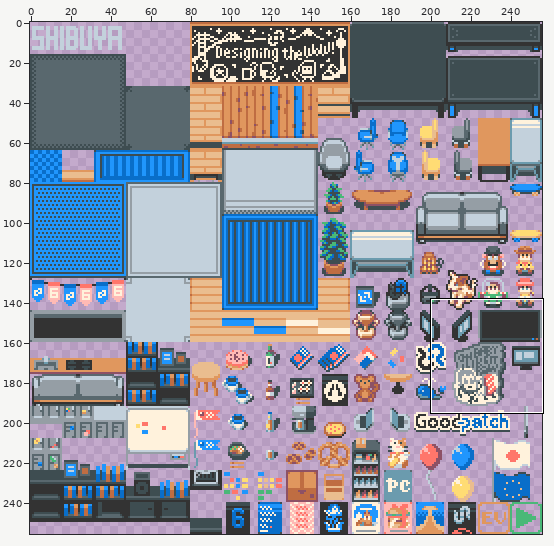
A sprite sheet gets an edit: tileset_inside.png. The first picture is a wide view before the edit; the outline marks the close-up.
Close-up. Old version:
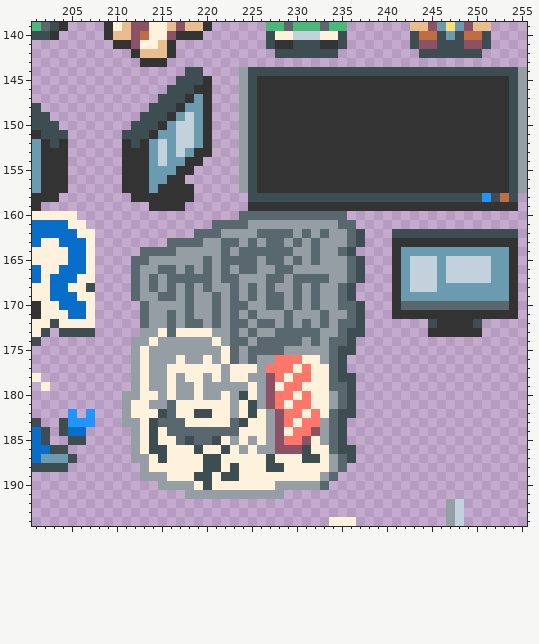
The file is 256x256 pixels. Shown: x 201..255, y 139..194. The commit also changed other parts of the picture, which this record leaves out.
Now the later version:
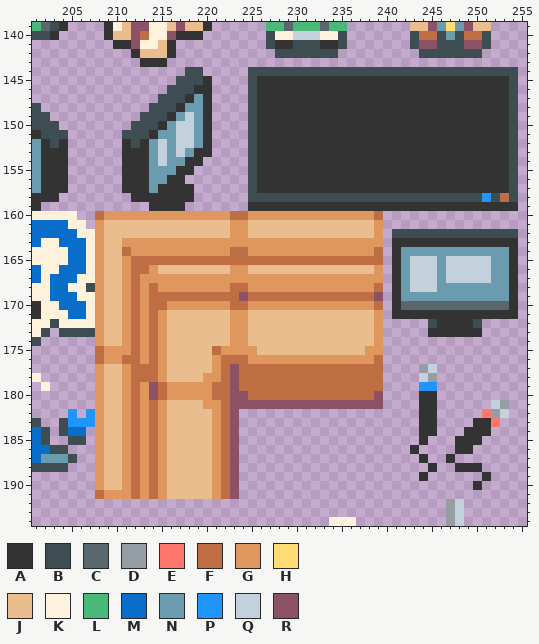
Palette (. is transparent): A #333333  B #3e4d51  C #59686e  D #959ea5  E #ff766b  F #bf6d42  G #e0975e  H #ffdc74  J #eabd8f  K #fff2dc  L #4ab878  M #096ec9  N #6b9bae  P #2096fd  Q #c3d1dc  R #8d5165
From old to new:
@@ x 201..255 @@
 143 ............AAA........................................
-144 .................BB....DBBBBBBBBBBBBBBBBBBBBBBBBBBBBBBD
-145 ................BBBA...DBAAAAAAAAAAAAAAAAAAAAAAAAAAAABD
-146 ...............BBBAA...DBAAAAAAAAAAAAAAAAAAAAAAAAAAAABD
-147 ..............BBBANA...DBAAAAAAAAAAAAAAAAAAAAAAAAAAAABD
-148 B............BBBANNA...DBAAAAAAAAAAAAAAAAAAAAAAAAAAAABD
-149 BB..........BBBANQNA...DBAAAAAAAAAAAAAAAAAAAAAAAAAAAABD
-150 BBB........BBBANQQNA...DBAAAAAAAAAAAAAAAAAAAAAAAAAAAABD
-151 ABBB......BBBANNQQNA...DBAAAAAAAAAAAAAAAAAAAAAAAAAAAABD
-152 NABA......ABANQNQQNA...DBAAAAAAAAAAAAAAAAAAAAAAAAAAAABD
-153 NAAA......AAANQNQNAA...DBAAAAAAAAAAAAAAAAAAAAAAAAAAAABD
-154 NAAA......AAANQNNAA....DBAAAAAAAAAAAAAAAAAAAAAAAAAAAABD
-155 NAAA......AAANNNAA.....DBAAAAAAAAAAAAAAAAAAAAAAAAAAAABD
-156 NAAA......AAANNAA......DBAAAAAAAAAAAAAAAAAAAAAAAAAAAABD
-157 NAAA......AAANAAAA.....DBAAAAAAAAAAAAAAAAAAAAAAAAAAAABD
+144 .................BB.....BBBBBBBBBBBBBBBBBBBBBBBBBBBBBB.
+145 ................BBBA....BAAAAAAAAAAAAAAAAAAAAAAAAAAAAB.
+146 ...............BBBAA....BAAAAAAAAAAAAAAAAAAAAAAAAAAAAB.
+147 ..............BBBANA....BAAAAAAAAAAAAAAAAAAAAAAAAAAAAB.
+148 B............BBBANNA....BAAAAAAAAAAAAAAAAAAAAAAAAAAAAB.
+149 BB..........BBBANQNA....BAAAAAAAAAAAAAAAAAAAAAAAAAAAAB.
+150 BBB........BBBANQQNA....BAAAAAAAAAAAAAAAAAAAAAAAAAAAAB.
+151 ABBB......BBBANNQQNA....BAAAAAAAAAAAAAAAAAAAAAAAAAAAAB.
+152 NABA......ABANQNQQNA....BAAAAAAAAAAAAAAAAAAAAAAAAAAAAB.
+153 NAAA......AAANQNQNAA....BAAAAAAAAAAAAAAAAAAAAAAAAAAAAB.
+154 NAAA......AAANQNNAA.....BAAAAAAAAAAAAAAAAAAAAAAAAAAAAB.
+155 NAAA......AAANNNAA......BAAAAAAAAAAAAAAAAAAAAAAAAAAAAB.
+156 NAAA......AAANNAA.......BAAAAAAAAAAAAAAAAAAAAAAAAAAAAB.
+157 NAAA......AAANAAAA......BAAAAAAAAAAAAAAAAAAAAAAAAAAAAB.
 158 AAA........AAAAAAA......BBBBBBBBBBBBBBBBBBBBBBBBBBPBFB.
 159 A............AAAA.......AAAAAAAAAAAAAAAAAAAAAAAAAAAAAA.
-160 KKKKK..................CCCCCCCCCCCC....................
-161 MMMMKK..............CCCCDDDDDDDDDDCC...................
-162 MMMMMKK...........CCCDDDDCCCCDCDCDDCB...BBBBBBBBBBBBBB.
-163 MKKMMMK........CCCCDDCCDCDCCDCDCDDDCB...AAAAAAAAAAAAAA.
-164 KKKKMMK.....CCCCDDDDDCDCCCCCCDDCDDCB....ANNNNNNNNNNNNA.
-165 KKKKMMK....CCDDDDDDCDCCCCDCCDCDCDDDCB...ANQQQNQQQQQNNA.
-166 MKKMMMK....CDDCCDCDCDCDCCDDCCDDDDDDCB...ANQQQNQQQQQNNA.
-167 MKMMMKK....CDCDCCCCCDCCDDDCCDCCCCDDCB...ANQQQNQQQQQNNA.
-168 KKMMKKB....CDCDCDCDCDDCDCDCDDCDCDDCB....ANQQQNNNNNNNNA.
-169 KKMMMKK....CDDCCDCDDCDCDCDCCDCDCDDCB....ANNNNNNNNNNNNA.
-170 AKKMMMK.....CDDDDCDDCDCCDDCCDCDCDDCCB...ACCCCCCCCCCCCA.
-171 AKKKMMK.....CDDCDCDDCDCDCDDDCDDDCDDCB...AAAAAAAAAAAAAA.
-172 KKBKKKK.....CDDCDCCDCDCCDCCDCDCDCDCCB.......BAAAAB.....
-173 KB.BBBB.....DDKCKKKKDDCDCDDCCCCCDDCBB.......AAAAAA.....
-174 B..........DDKDDDDDDKDCCDCCCCCDCDCCB...................
-175 ...........DKDDDDDDDDKCDCCCCDDDDDCBB...................
-176 ...........DKDDDKDDKDKCDCDDEEEKKDCB....................
-177 ...........DKDDKKKKKKDKKKDEEEKEKKCB....................
-178 K..........DKDDKDKKDKDKKDDREKEEKKCBB...................
-179 .K.........DKDDKDDKDDDDDKDRKEEKKKCCB...................
-180 ..........DDKKDKDDKDDKDBKDREEKEKKDCB...................
-181 ..........DKKDDCKKKKKKDKBDREKEEKKDCB...................
-182 ....P.P...DKKKBCKKBBKKDKBKDREEKEKCBB...................
-183 B..BPPP...DDKBCCCKKKKKCBKKDREKEEDCB....................
-184 MB.BMM.....DKBKCCCCCCCCKKKDRKEERDCB....................
-185 MB..BB.....DKBKKCBCCBKDKDKDREERKDCB....................
-186 MMBB.......DKBBKKKBKKBKDKDDRRRBKKCBB...................
-187 MNNNB......DDKBKKKKBBKKKKKBKKKBBKDCB...................
-188 BBBB........DKKKKKKBBKBKKKBBKKKKKDC....................
-189 ............DDDKKKBBKBBKKKKKKKKKDC.....................
-190 ..............DDDDKBKKKKKKKDDDDDC......................
-191 .................DDDDDDDDDDD...........................
+160 KKKKK..FGGGGGGGGGGGGGGFFGGGGGGGGGGGGGGF................
+161 MMMMKK.GJJJJJJJJJJJJJJGGJJJJJJJJJJJJJJG................
+162 MMMMMKKGJJJJJJJJJJJJJJGGJJJJJJJJJJJJJJG.BBBBBBBBBBBBBB.
+163 MKKMMMKGJJGGGGGGGGGGGGGGGGGGGGGGGGGGGGG.AAAAAAAAAAAAAA.
+164 KKKKMMKGJJFGGGGGGGGGGGFFGGGGGGGGGGGGGGF.ANNNNNNNNNNNNA.
+165 KKKKMMKGJJGFFFFFFFFFFFFFFFFFFFFFFFFFFFF.ANQQQNQQQQQNNA.
+166 MKKMMMKGJJGFFGJJJJJJJJGGJJJJJJJJJJJJJJG.ANQQQNQQQQQNNA.
+167 MKMMMKKGJJGFGGGGGGGGGGGGGGGGGGGGGGGGGGG.ANQQQNQQQQQNNA.
+168 KKMMKKBGJJGFGFGGGGGGGGFFGGGGGGGGGGGGGGF.ANQQQNNNNNNNNA.
+169 KKMMMKKGJJGFGFFFFFFFFFFRFFFFFFFFFFFFFFR.ANNNNNNNNNNNNA.
+170 AKKMMMKGJJGFGFFGGGGGGGFFGGGGGGGGGGGGGGF.ACCCCCCCCCCCCA.
+171 AKKKMMKGJJGFGFGJJJJJJJGGJJJJJJJJJJJJJJG.AAAAAAAAAAAAAA.
+172 KKBKKKKGJJGFGFGJJJJJJJGGJJJJJJJJJJJJJJG.....BAAAAB.....
+173 KB.BBBBGJJGFGFGJJJJJJJGGJJJJJJJJJJJJJJG.....AAAAAA.....
+174 B......GJJGFGFGJJJJJJJGGJJJJJJJJJJJJJJG................
+175 .......FGGGFGFGJJJJJFGGGGJJJJJJJJJJJJGG................
+176 .......FGGFFGFGJJJJJGFFFGGGGGGGGGGGGGGF................
+177 .......GJJGFFFGJJJJJGFRFFFFFFFFFFFFFFFF....DQ..........
+178 K......GJJGFFFGJJJJGGFRFFFFFFFFFFFFFFFF....QD..........
+179 .K.....GJJGFGRFGGGGGFFRFFFFFFFFFFFFFFFF....PP..........
+180 .......GJJGFGRFGGGGGFFRRFFFFFFFFFFFFFFR....AA..........
+181 .......GJJGFGFGJJJJGGFRRRRRRRRRRRRRRRRR....AA......QD..
+182 ....P.PGJJGFGFGJJJJJGFR....................AA.....EDQ..
+183 B..BPPPGJJGFGFGJJJJJGFR....................AA....AAE...
+184 MB.BMM.GJJGFGFGJJJJJGFR....................AA...AAA....
+185 MB..BB.GJJGFGFGJJJJJGFR....................A...AAA.....
+186 MMBB...GJJGFGFGJJJJJGFR...................A....AA......
+187 MNNNB..GJJGFGFGJJJJJGFR....................A..A........
+188 BBBB...GJJGFGFGJJJJJGFR.....................A..AAA.....
+189 .......GJJGFGFGJJJJJGFR....................A......A....
+190 .......GJJGFGFGJJJJJGFR..........................A.....
+191 .......FGGGFGFGJJJJJGFR................................
 192 ..............................................DQ.......
Boxes around the changes in both close-ups, in picture pixels (x1, y1, x2, y2):
changed: (95, 67, 383, 499)
erased: (518, 67, 527, 193)
added: (410, 364, 509, 490)
